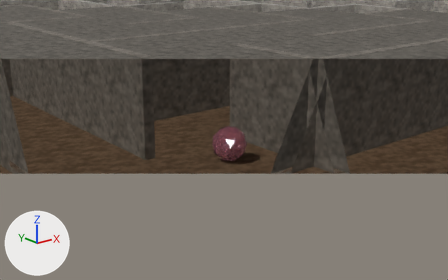
The glTF model assets/models/gltf/maze/maze_map.glb as it was, and as the next commit left it.
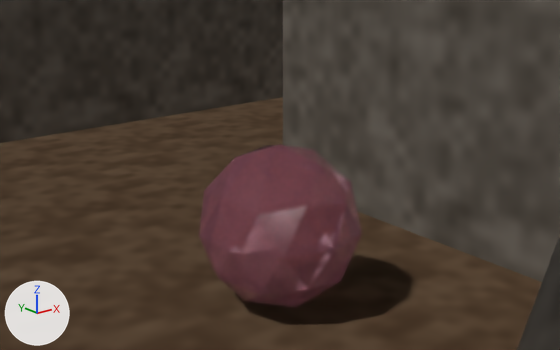
Each version is shown from a 50 mm lens placed at (-20.56, -23.4, 6.93), pointed at (-8.12, -7.86, 0.71), then close up from a 50 mm lens placed at (-11.28, -12.11, 2.62), pointed at (-7.93, -7.92, 0.94). Arrows for +X, +Y and +Z are at lower left; the lights stay in place. The last two pictures show the newer version. Everything nearer to the camera than a plane just in front of the edit is cut away. Where no turn or scale is listed for an object, it has been applied to the vertices.

Script lines for the objects in view, before the commit:
```python
me_cube = bpy.data.meshes.new('Cube')
me_cube.from_pydata(...)  # 1000 vertices, 2904 faces; spans x -2.2..46.2, y -0.2..48.2, z -1.8..1.8
me_cube.materials.append(mat_caverock)  # picture img_rock
me_icosphere = bpy.data.meshes.new('Icosphere')
me_icosphere.from_pydata(...)  # an icosphere of 80 faces spanning x -0.571..0.571, y -0.6..0.6, z -0.6..0.6
me_icosphere.materials.append(mat_crystalsss)  # pink #e795aa
me_plane = bpy.data.meshes.new('Plane')
me_plane.from_pydata(...)  # 124 vertices, 198 faces; spans x -2.0..46.0, y -2.0..46.0, z 0.0
me_plane.materials.append(mat_cavedirt)  # picture img_dirt
ob_cavedirt = bpy.data.objects.new('CaveDirt', me_plane)
ob_cavedirt.location = (-24.0, -24.0, 0.0)
ob_caverock = bpy.data.objects.new('CaveRock', me_cube)
ob_caverock.location = (-24.0, -26.0, 1.75)
ob_crystal_sss = bpy.data.objects.new('crystal_sss', me_icosphere)
ob_crystal_sss.location = (-8.0, -8.0, 0.6)
```
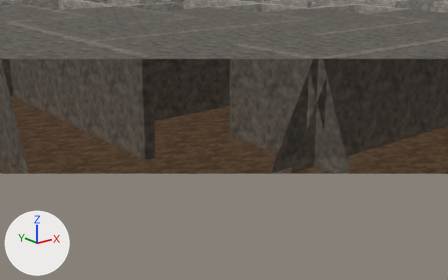
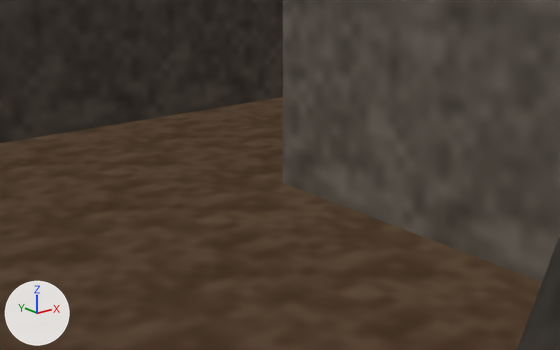
Commit message: Make the crystal a refractive object

What the commit changed:
Object 'crystal_sss' (ob_crystal_sss) is deleted.

Pixel boxes (x1, y1, x2, y2) of what changed, in the close-ups (560 x 350 px):
'crystal_sss', deleted: before (199, 145, 362, 308)
